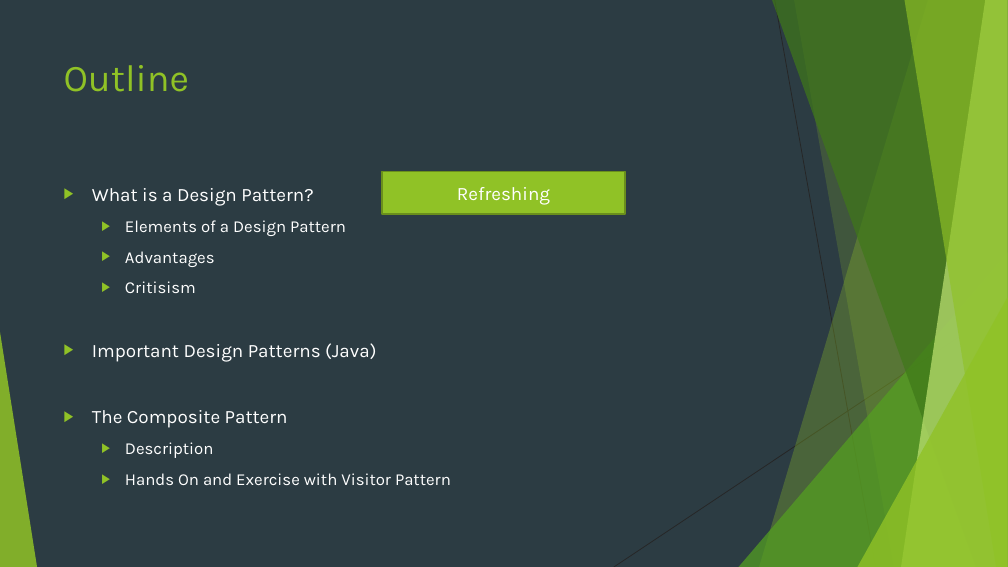
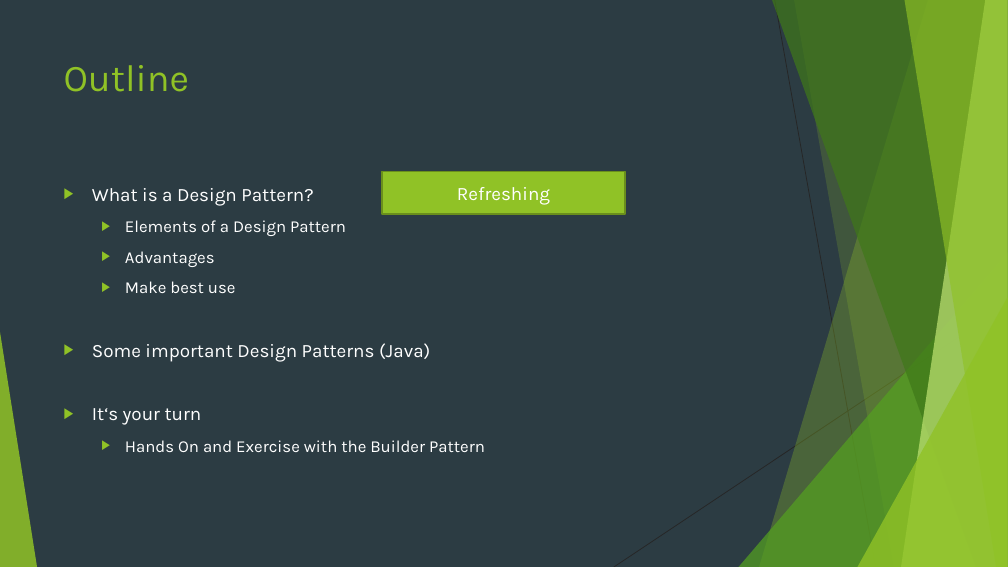
Before and after one commit to 1developer1/EPortfolio_Design_Patterns, a slide deck: slide 2 of presentation/Design_Patterns.pptx. Drawn at 1008x567 pixels with LibreOffice and Linux fonts; fonts in the diff are those of the drawing. Boxes give left, top, right and bottom in pixels: in the first picture for what was removed or moved away, otherwise in the second. Text is boxed around its words. In the diff, an @@ line names an element or a change of style, - is before the commit and + after.

Commit message:
fixed outline

```diff
--- a/presentation/Design_Patterns.pptx
+++ b/presentation/Design_Patterns.pptx
@@ text at (x1=92, y1=281, x2=485, y2=452): text changed @@
-  ▶ Critisism
-▶ Important Design Patterns (Java)
-▶ The Composite Pattern
-  ▶ Description
-  ▶ Hands On and Exercise with Visitor Pattern
+  ▶ Make best use
+▶ Some important Design Patterns (Java)
+▶ It‘s your turn
+  ▶ Hands On and Exercise with the Builder Pattern
```
